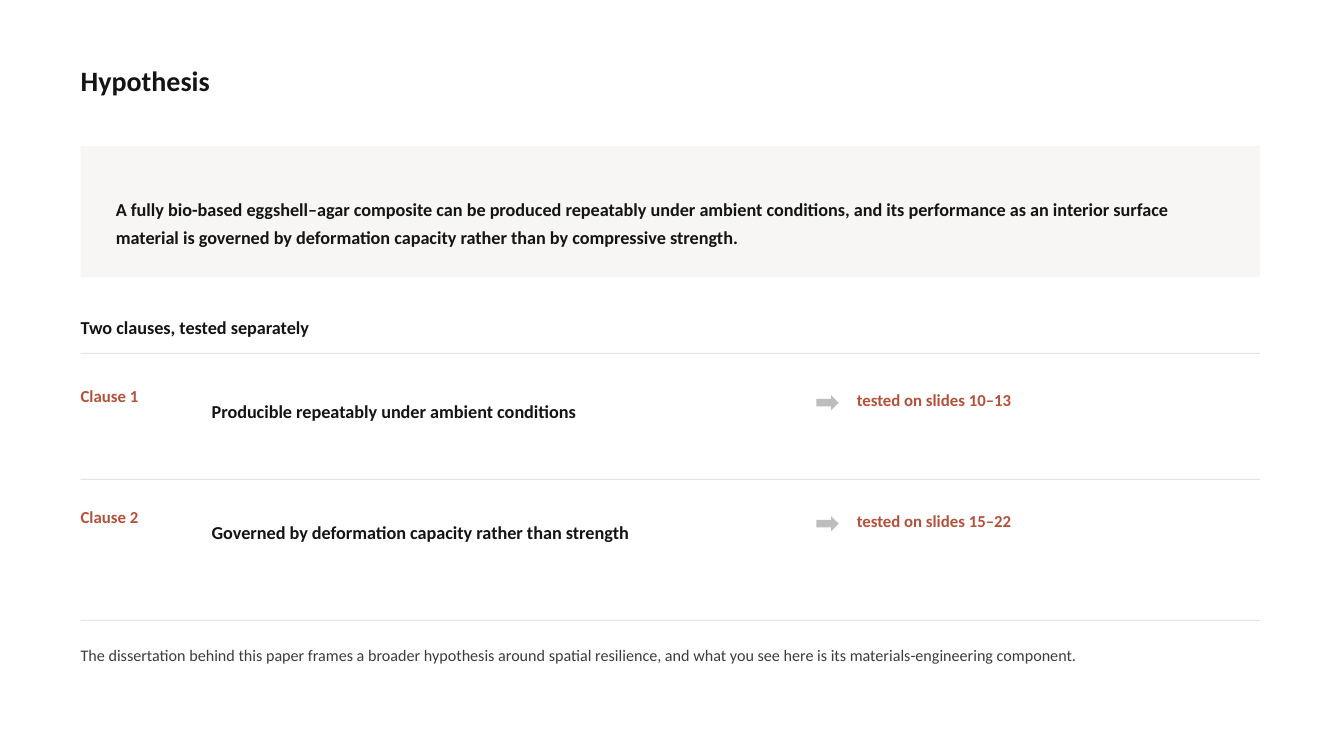
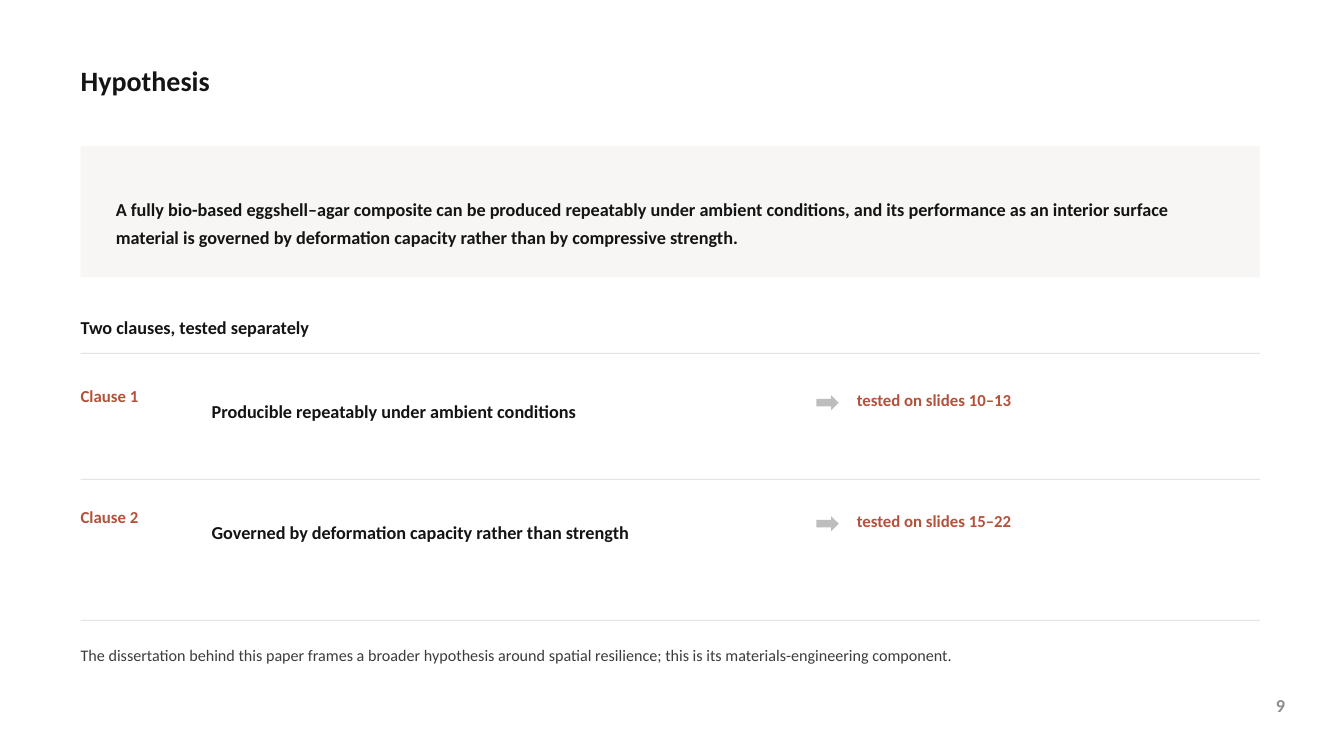
Before and after one commit to bunal91/sanat-ve-mekan, a slide deck: slide 9 of konferans-bildirisi/06-sunum/ICSMMEP26_Presentation_Unal.pptx. Drawn at 1344x756 pixels with LibreOffice and Linux fonts; fonts in the diff are those of the drawing. Boxes give left, top, right and bottom in pixels: in the first picture for what was removed or moved away, otherwise in the second. Text is boxed around its words. In the diff, an @@ line names an element or a change of style, - is before the commit and + after.

```diff
--- a/konferans-bildirisi/06-sunum/ICSMMEP26_Presentation_Unal.pptx
+++ b/konferans-bildirisi/06-sunum/ICSMMEP26_Presentation_Unal.pptx
@@ text at box(81, 650, 951, 664): text changed @@
-The dissertation behind this paper frames a broader hypothesis around spatial resilience, and what you see here is its materials-engineering component.
+The dissertation behind this paper frames a broader hypothesis around spatial resilience; this is its materials-engineering component.
@@ text added at box(1276, 700, 1285, 712), 13 pt, text #8C8C8C, bold @@
+9
```
Also in this commit, not shown: 24 other slides changed, 6 other files.
